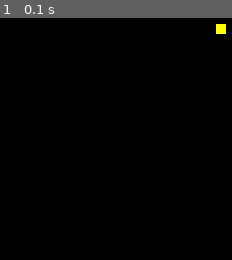
Above: before the commit, frame 1.
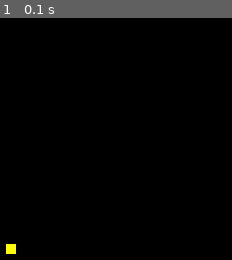
Above: after the commit, the same moment.

Repository: akanakia/collab-optimizer
Game: pygame game, started from droplet-ta-exp/droplet-ta-exp.py
Two runs of this game, one before a commit and one after it. Both use one fixed random seed, a clock stepped at 60 frames per second and the inputs below. The source is Python 2; it was converted automatically to run under Python 3.
Inputs:
- Up to frame 1 (0.1 s): no input

The runs differ from the first frame. In frame 1, 0.4% of the frame differs, in the area x 2-98%, y 2-98%.

Commit message:
moved teh fire making over to the fire maker class.

Diff:
--- a/droplet-ta-exp/FireMaker.py
+++ b/droplet-ta-exp/FireMaker.py
@@ -1,3 +1,102 @@
 # -*- coding: utf-8 -*-
+import random
 
 class FireMaker:
+
+    class Cell:
+        # Cell status Enum
+        FRONT = 0
+        CORE  = 1
+        BURNT = 2
+
+        def __init__(self, row, col):
+            """
+            Cell constructor
+            """
+            self.col = col
+            self.row = row
+            self.i = 1
+            self.status = FireMaker.Cell.FRONT
+            self._allowed_neighbors = None
+
+        def get_allowed_neighbors(self, num_cell_rows, num_cell_cols):
+            """
+            Returns a list of tuples with coordinates of the allowed neighbors of
+            this cell
+            """
+            if self._allowed_neighbors is None:
+                self._allowed_neighbors = []
+
+                for colp in [self.col - 1, self.col, self.col + 1]:
+                    if self.col - 1 < 0 or self.col + 1 == num_cell_cols:
+                        continue
+                    for rowp in [self.row - 1, self.row, self.row + 1]:
+                        if self.row - 1 < 0 or self.row + 1 == num_cell_rows:
+                            continue
+                        if self.col == colp and self.row == rowp:
+                            continue
+                        self._allowed_neighbors.append((colp, rowp))
+
+            return self._allowed_neighbors
+
+
+    def __init__(self, cell_height, cell_width, num_cell_rows, num_cell_cols):
+        """
+        FireMaker Constructor
+        """
+        self.num_cell_rows = num_cell_rows
+        self.num_cell_cols = num_cell_cols
+        self.cell_width = cell_width
+        self.cell_height = cell_height
+        self._active_cells = []
+
+    def add_cell(self, row, col):
+        """
+        Add a new fire cell placed at location (row, col) on the grid. It
+        returns True if a new cell was created, False if a fire cell already
+        existed at that location.
+        """
+        pass
+
+    def add_cell_random(self):
+        """
+        Adds a new fire cell randomlly placed on the grid. It will only add a
+        new cell if less than 75% of the total area is currently covered by
+        fire. Returns True on success
+        """
+        if len(self._active_cells) > (self.num_cell_cols * self.num_cell_rows * .75):
+            return False
+
+        if len(self._active_cells) > 0:
+            occupied_cells = [(cell.row, cell.col) for cell in self._active_cells]
+            (new_row, new_col) = occupied_cells[0]
+            while((new_row, new_col) in occupied_cells):
+                (new_row, new_col) = (random.randint(0, self.num_cell_rows - 1), random.randint(0, self.num_cell_cols - 1))
+            self._active_cells.append(FireMaker.Cell(new_row, new_col))
+        else:
+            self._active_cells.append(FireMaker.Cell(random.randint(0, self.num_cell_rows - 1), random.randint(0, self.num_cell_cols - 1)))
+
+        return True
+
+    def propogate_fire(self):
+        """
+        Propogates the fire from existing fire cells to neighboring cells using
+        the desired probability distribution.
+        """
+        front_cells = [cell for cell in self._active_cells if cell.status == Cell.FRONT]
+
+    def increment_intensity(self, inc=1):
+        """
+        Increments the intensity of all the fire cells by the amount specified
+        by inc (=1 by default) up to a max of 255.
+        inc souhld be a postive integer.
+        """
+        for cell in self._active_cells:
+            cell.i = min(255, cell.i + inc)
+
+    def get_fire_grid(self):
+        """
+        Returns a list of the 3-tuples (row, col, intensity) comprising the
+        grid where cells with fire are present
+        """
+        return [(cell.row, cell.col, cell.i) for cell in self._active_cells]
--- a/droplet-ta-exp/droplet-ta-exp.py
+++ b/droplet-ta-exp/droplet-ta-exp.py
@@ -1,57 +1,26 @@
 # -*- coding: utf-8 -*-
 import pygame
-import random
 from pygame.locals import *
-import pygame.gfxdraw
+from FireMaker import *
 
-FIRE_EXPAND_INTERVAL = .2
 FPS = 60
-
-class Cell:
-
-    # Cell status Enum
-    FRONT = 0
-    CORE  = 1
-    BURNT = 2
-
-    def __init__(self, (x_coord, y_coord), i, status):
-        self.x = x_coord
-        self.y = y_coord
-        self.i = i
-        self.status = status
-        self._max_neighbors = None
-
-    def get_max_cell_neighbors(self, (num_cells_x, num_cells_y)):
-        if self._max_neighbors is None:
-            if (self.x == 0 or self.x == (num_cells_x - 1)) and (self.y == 0 or self.y == (num_cells_y - 1)):
-                self._max_neighbors = 3 # corner cell
-            elif self.x == 0 or self.x == num_cells_x - 1 or self.y == 0 or self.y == num_cells_y - 1:
-                self._max_neighbors = 5 # border cell
-            else:
-                self._max_neighbors = 8 # internal cell
-
-        return self._max_neighbors
-
+SCREEN_X = 800
+SCREEN_Y = 600
+CELL_W = 10
+CELL_H = 10
 
 def main():
 
-    screen_x = 800
-    screen_y = 600
-    cell_width = 10
-    cell_height = 10
-    num_cells_x = screen_x / cell_width
-    num_cells_y = screen_y / cell_height
+    # Set up the FireMaker class and add a randomly located fire seed
+    fm = FireMaker(CELL_H, CELL_W, SCREEN_Y / CELL_H, SCREEN_X / CELL_W)
+    fm.add_cell_random()
 
-    # Stores the tuple: ((x, y) , i) where:
-    # (x, y) is the coordinate of the cell (0, 0) is top left
-    # i is the intensity of a fire cell from 0 to 255.
-    active_cells = [Cell((random.randint(0, num_cells_x - 1),random.randint(0, num_cells_y - 1)), 0, Cell.FRONT)]
-
+    # Set up PyGame
     pygame.init()
-    screen = pygame.display.set_mode((screen_x, screen_y), HWSURFACE | DOUBLEBUF)
+    screen = pygame.display.set_mode((SCREEN_X, SCREEN_Y), HWSURFACE | DOUBLEBUF)
     pygame.display.set_caption('Fire Propogation')
     clock = pygame.time.Clock()
-    minute_counter = FPS * 60
+    minute_counter = 0
 
     while (1):
         # Get user input and data from roborealm
@@ -61,26 +30,29 @@
                 pygame.quit()
                 return
 
-        # Deal with things that happen on minute intervals
-        if (minute_counter <= 0):
-            minute_counter = FPS * 60
-            for cell in active_cells:
-                cell.i = min(255, cell.i + 1)
+        # Clear the screen
+        screen.fill((0, 0, 0))
 
-        screen.fill((0, 0, 0))
+        # 20 second interval
+        if (minute_counter == FPS * 20):
+            pass
+
+        # Minute interval
+        if (minute_counter >= FPS * 60):
+            minute_counter = 0
+            fm.increment_intensity()
 
         # Propogate the fire
 
-
         # Draw the fire
-        for cell in active_cells:
-            screen.fill((255, 255 - cell.i, 0), pygame.Rect((cell.x * cell_width, cell.y * cell_height), (cell_width, cell_height)))
+        for (y_pos, x_pos, intensity) in fm.get_fire_grid():
+            screen.fill((255, 255 - intensity, 0), pygame.Rect((x_pos * fm.cell_width, y_pos * fm.cell_height), (fm.cell_width, fm.cell_height)))
 
         # Render to screen
         pygame.display.flip()
 
         # 60 fps
-        minute_counter -= 1
+        minute_counter += 1
         clock.tick(FPS)
 
 if __name__ == "__main__":
